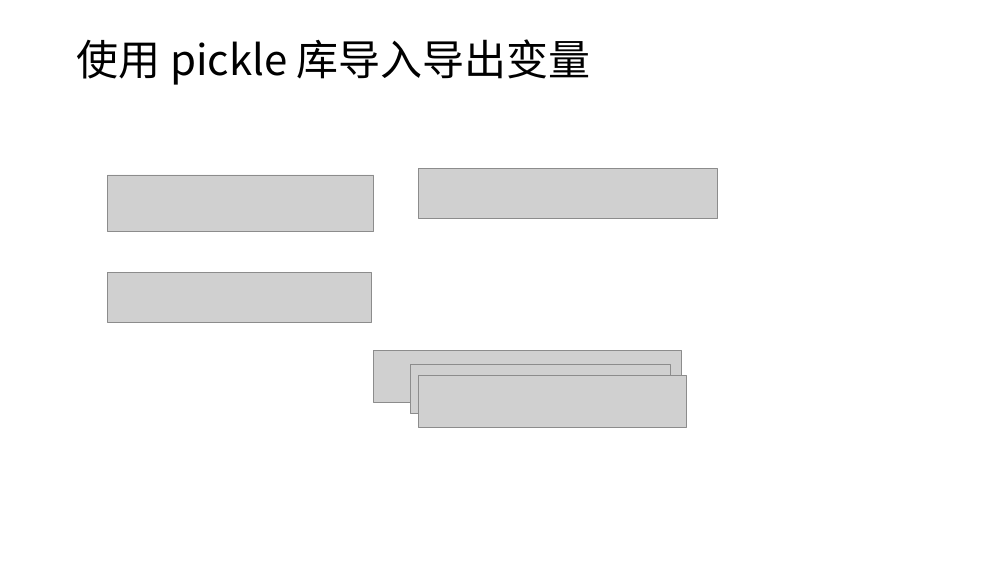
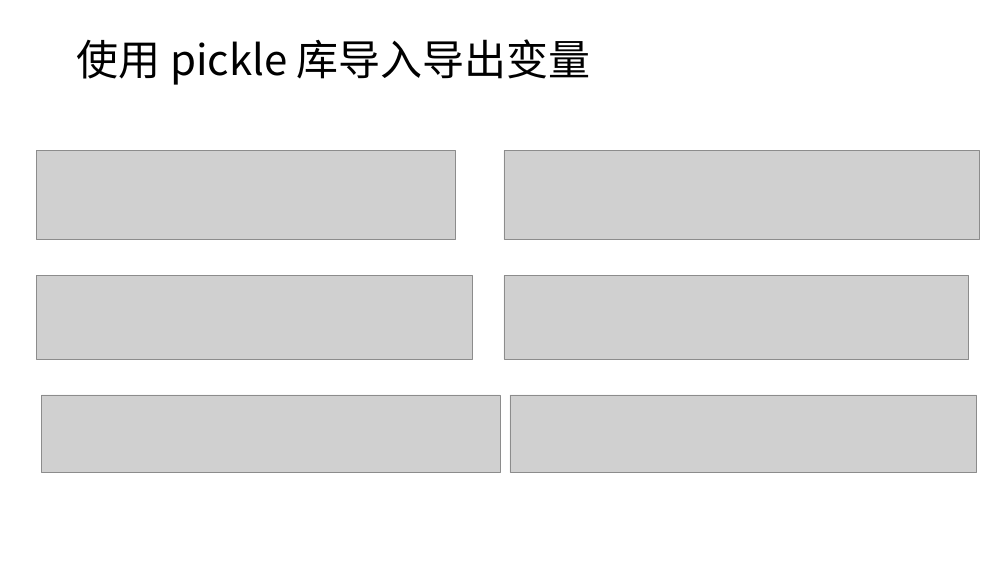
Before and after one commit to Hansimov/neural-network-2019, a slide deck: slide 15 of hw2/118039910141-于泽汉-hw2.pptx (slide 11 before the commit). Drawn at 1008x567 pixels with LibreOffice and Linux fonts; fonts in the diff are those of the drawing; grey boxes stand for pictures. Boxes give left, top, right and bottom in pixels: in the first picture for what was removed or moved away, otherwise in the second. Text is boxed around its words. In the diff, an @@ line names an element or a change of style, - is before the commit and + after.

```diff
--- a/hw2/118039910141-于泽汉-hw2.pptx
+++ b/hw2/118039910141-于泽汉-hw2.pptx
@@ picture resized from (x1=107, y1=175, x2=374, y2=231) to (x1=36, y1=150, x2=455, y2=240) @@
@@ picture resized from (x1=411, y1=364, x2=671, y2=414) to (x1=504, y1=150, x2=980, y2=240) @@
@@ picture resized from (x1=107, y1=272, x2=371, y2=323) to (x1=36, y1=276, x2=473, y2=359) @@
@@ picture added at (x1=504, y1=276, x2=969, y2=359) @@
@@ picture removed at (x1=419, y1=376, x2=687, y2=428) @@
@@ picture resized from (x1=374, y1=351, x2=681, y2=403) to (x1=42, y1=395, x2=500, y2=472) @@
@@ picture resized from (x1=419, y1=169, x2=718, y2=219) to (x1=510, y1=395, x2=976, y2=472) @@
```
Also in this commit, not shown: 2 slides added, 3 other files.
